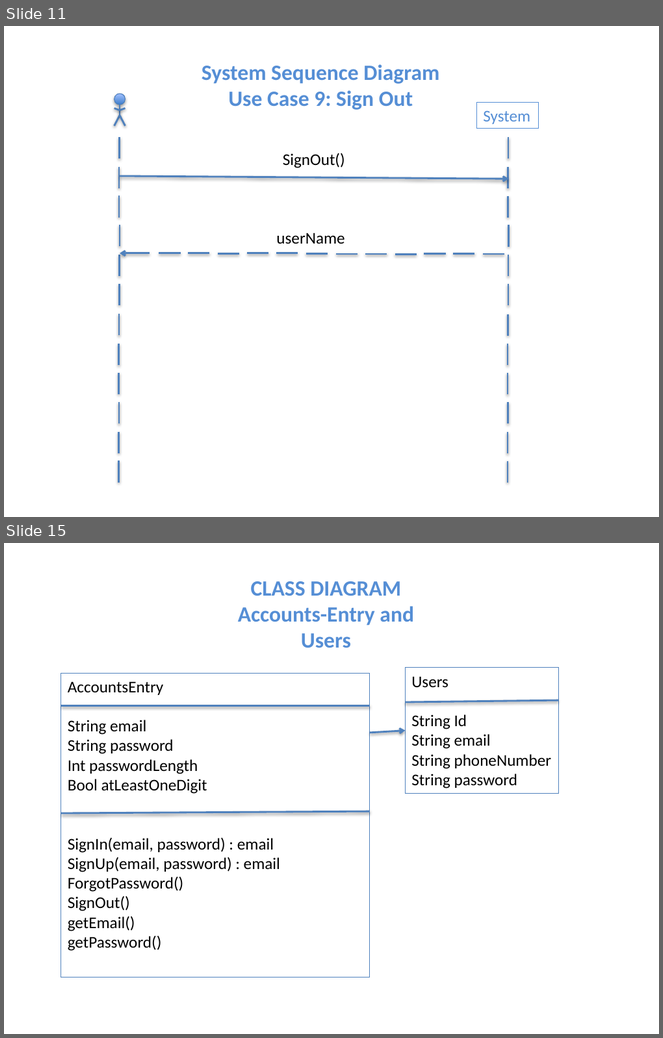
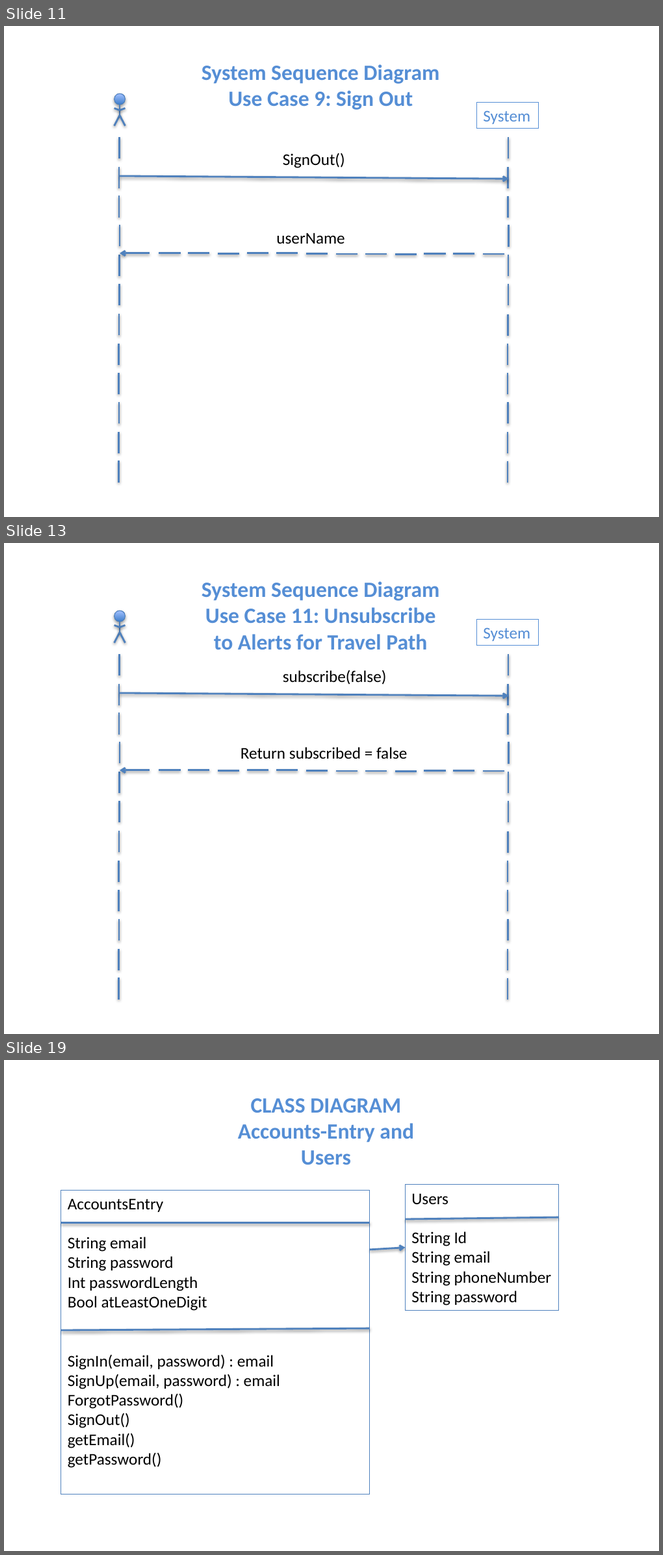
Before and after one commit to niemilkm/csc440-KevinNiemiller, a slide deck: deliverables/iteration3/other/DomainModel_SSD_ClassDiagrams.pptx. Shown one above the other, each under a label of ours: slides 11 and 15 before the commit, slides 11, 13 and 19 after it; the slides between them are not shown. The pictures are 663x1038 and 663x1555 pixels, drawn with LibreOffice and Linux fonts; fonts in the diff are those of the drawing. Boxes give left, top, right and bottom in pixels: in the first picture for what was removed or moved away, otherwise in the second. Text is boxed around its words. In the diff, an @@ line names an element or a change of style, - is before the commit and + after.

```diff
--- a/deliverables/iteration3/other/DomainModel_SSD_ClassDiagrams.pptx
+++ b/deliverables/iteration3/other/DomainModel_SSD_ClassDiagrams.pptx
@@ slide 13 added at box(4, 543, 659, 1034), background #FFFFFF @@
@@ text added at box(202, 581, 440, 650), 24 pt, text #558ED5, bold @@
+System Sequence Diagram
+Use Case 11: Unsubscribe to Alerts for Travel Path
@@ rectangle added at box(477, 619, 539, 645), outline #558ED5 0.75 pt, 18 pt, text #558ED5 @@
+System
@@ group added at box(114, 611, 125, 642): 5 lines, 1 ellipse @@
@@ line added from (119, 654) to (119, 676), #4F81BD 2 pt @@
@@ line added from (508, 654) to (508, 676), #4F81BD 2 pt @@
@@ text added at box(283, 670, 387, 685), 18 pt, text #000000 @@
+subscribe(false)
@@ line added from (119, 684) to (119, 705), #4F81BD 2 pt @@
@@ arrow added from (120, 693) to (508, 696), #4F81BD 2 pt @@
@@ line added from (508, 684) to (508, 705), #4F81BD 2 pt @@
@@ line added from (119, 713) to (119, 734), #4F81BD 2 pt @@
@@ line added from (508, 713) to (508, 735), #4F81BD 2 pt @@
@@ line added from (120, 742) to (120, 764), #4F81BD 2 pt @@
@@ text added at box(241, 747, 407, 759), 18 pt, text #000000 @@
+Return subscribed = false
@@ line added from (508, 742) to (508, 764), #4F81BD 2 pt @@
@@ line added from (119, 772) to (119, 793), #4F81BD 2 pt @@
@@ arrow added from (150, 771) to (120, 771), #4F81BD 2 pt @@
@@ group added at box(159, 771, 504, 772): 12 lines @@
@@ line added from (508, 772) to (508, 793), #4F81BD 2 pt @@
@@ line added from (119, 800) to (119, 822), #4F81BD 2 pt @@
@@ line added from (508, 801) to (508, 823), #4F81BD 2 pt @@
@@ line added from (119, 832) to (119, 853), #4F81BD 2 pt @@
@@ line added from (508, 832) to (508, 853), #4F81BD 2 pt @@
@@ line added from (118, 861) to (118, 882), #4F81BD 2 pt @@
@@ line added from (508, 861) to (508, 882), #4F81BD 2 pt @@
@@ line added from (118, 890) to (118, 911), #4F81BD 2 pt @@
@@ line added from (508, 890) to (508, 912), #4F81BD 2 pt @@
@@ line added from (119, 919) to (119, 941), #4F81BD 2 pt @@
@@ line added from (508, 920) to (508, 941), #4F81BD 2 pt @@
@@ line added from (118, 949) to (118, 971), #4F81BD 2 pt @@
@@ line added from (508, 949) to (508, 971), #4F81BD 2 pt @@
@@ line added from (118, 978) to (118, 1000), #4F81BD 2 pt @@
@@ line added from (508, 978) to (508, 1000), #4F81BD 2 pt @@
@@ what was slide 15 is now slide 19 @@
```
Also in this commit, not shown: 11 slides changed, 10 other slides added, 11 other files.
